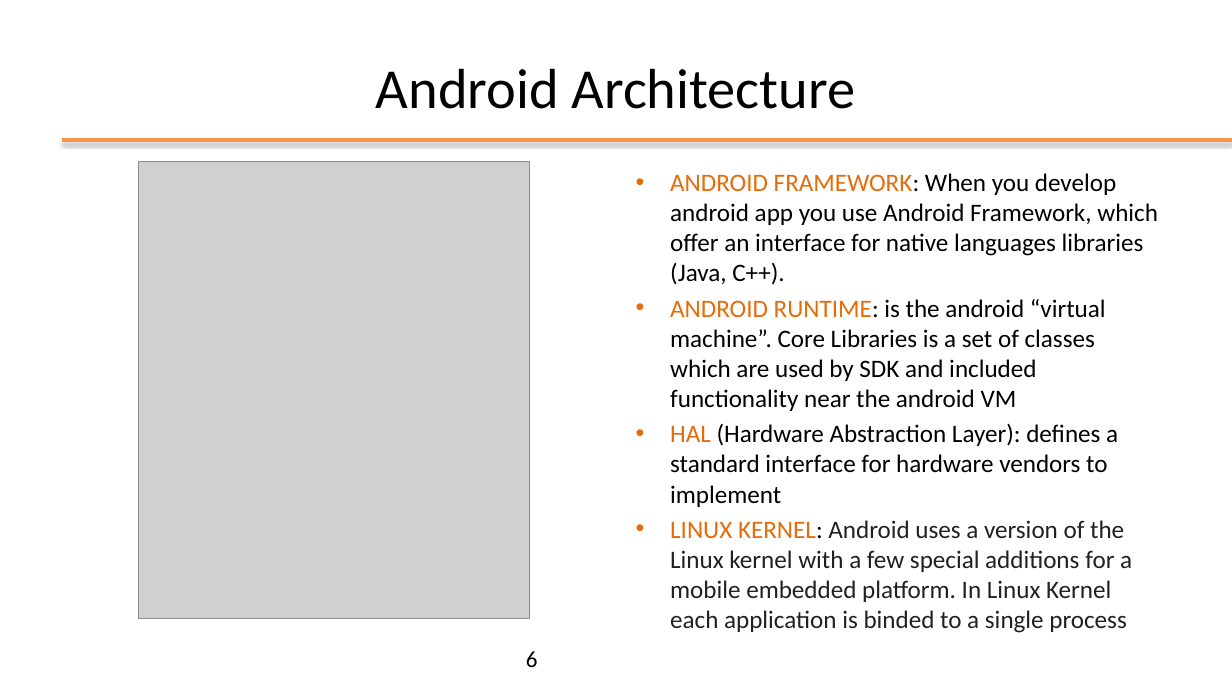
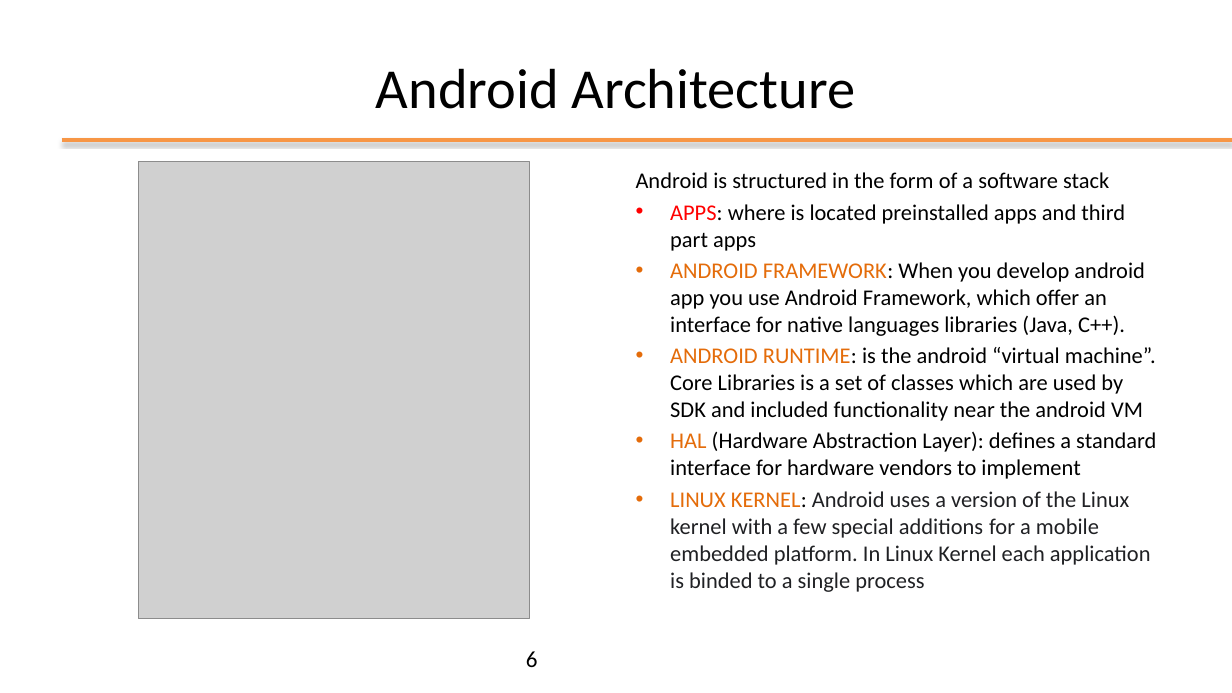
Before and after one commit to kevinmala00/ATTIVITA-PROGETTUALE, a slide deck: slide 6 of slides/01 - Android Introduction.pptx. Drawn at 1232x693 pixels with LibreOffice and Linux fonts; fonts in the diff are those of the drawing; grey boxes stand for pictures; background and template pictures are left out. Boxes give left, top, right and bottom in pixels: in the first picture for what was removed or moved away, otherwise in the second. Text is boxed around its words. In the diff, an @@ line names an element or a change of style, - is before the commit and + after.

Commit message:
M1 -> COMPLETED (add android libraries and adroid framework)

```diff
--- a/slides/01 - Android Introduction.pptx
+++ b/slides/01 - Android Introduction.pptx
@@ text at [636,172,1125,251]: paragraphs added @@
+Android is structured in the form of a software stack
+• APPS: where is located preinstalled apps and third part apps
@@ text at [670,262,1156,592]: size 19.6 to 17.5 pt in "ANDROID FRAMEWORK: When you develop android app ...", "ANDROID RUNTIME: is the android “virtual machine”. ...", "HAL (Hardware Abstraction Layer): defines a standard ...", "LINUX KERNEL: Android uses a version of ..." @@
```
Also in this commit, not shown: 2 other slides changed, 2 slides added, 2 other files.
